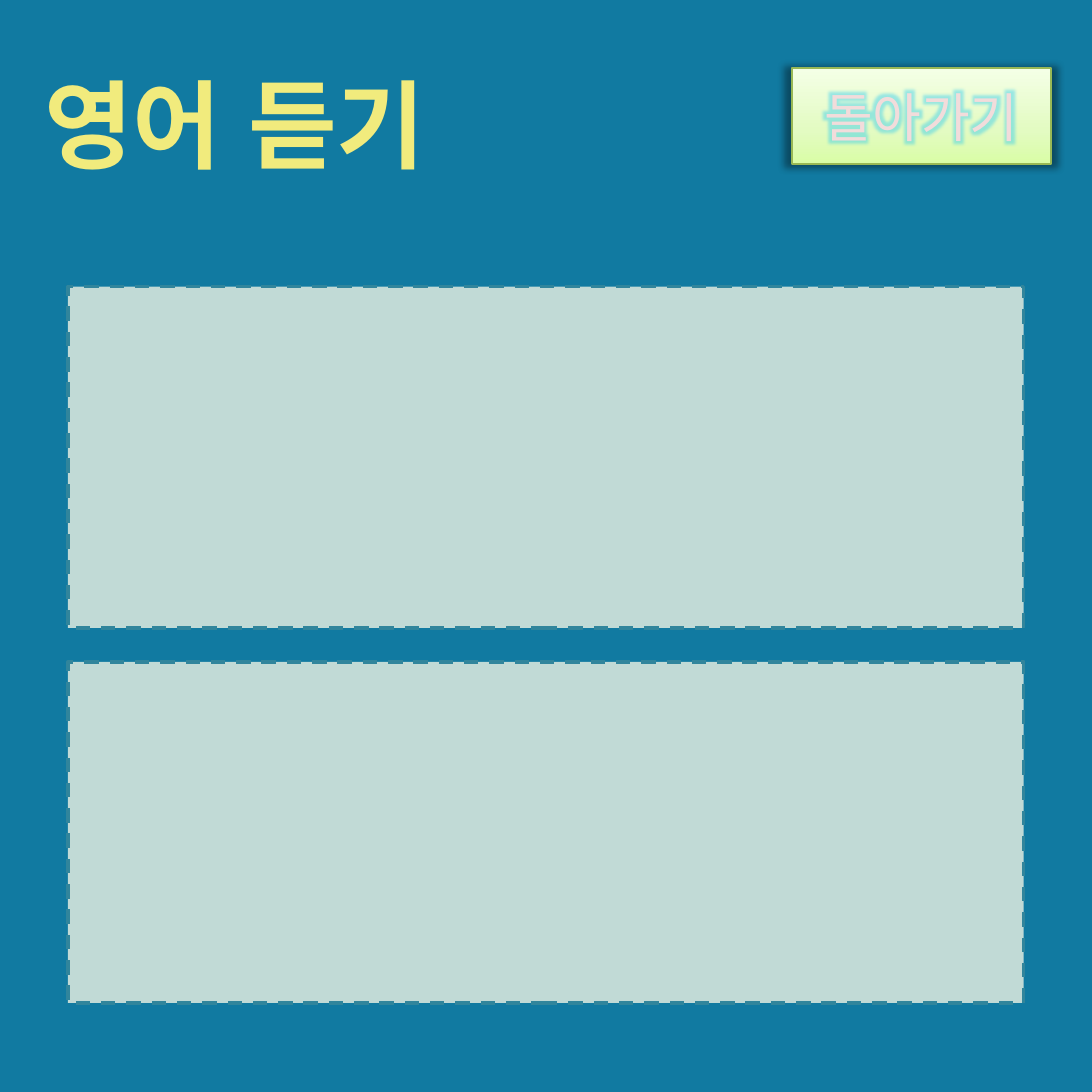
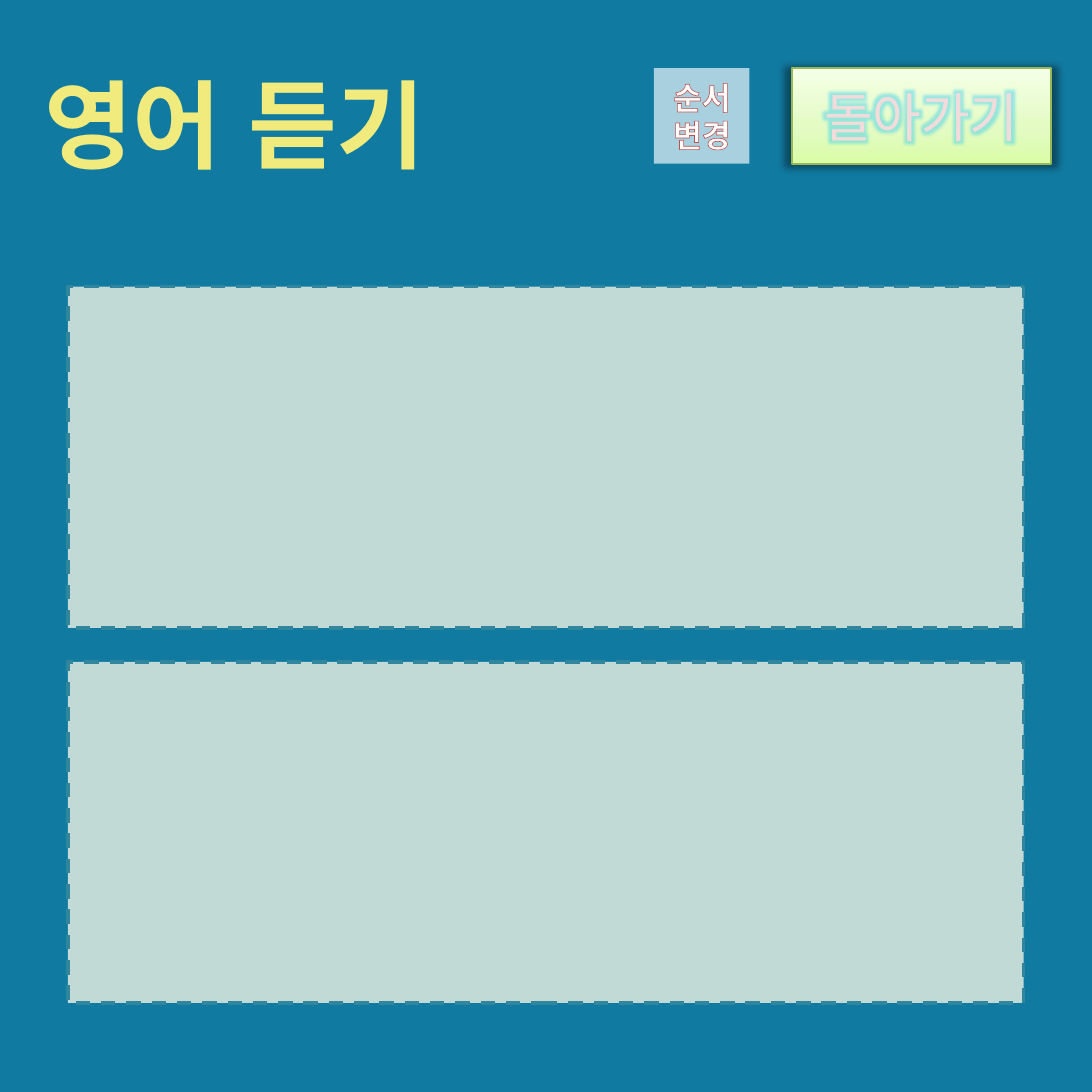
Before and after one commit to Firoms/WordVoca, a slide deck: slide 5 of design.pptx. Drawn at 1092x1092 pixels with LibreOffice and Linux fonts; fonts in the diff are those of the drawing; background and template pictures are left out; a plain dark background stands for a picture behind light text. Boxes give left, top, right and bottom in pixels: in the first picture for what was removed or moved away, otherwise in the second. Text is boxed around its words. In the diff, an @@ line names an element or a change of style, - is before the commit and + after.

```diff
--- a/design.pptx
+++ b/design.pptx
@@ rectangle added at [653, 68, 749, 163], fill #DBEEF4 at 75% opacity, 13 pt, text #FFFFFF, bold @@
+순서 변경
```
Also in this commit, not shown: 35 other files.
